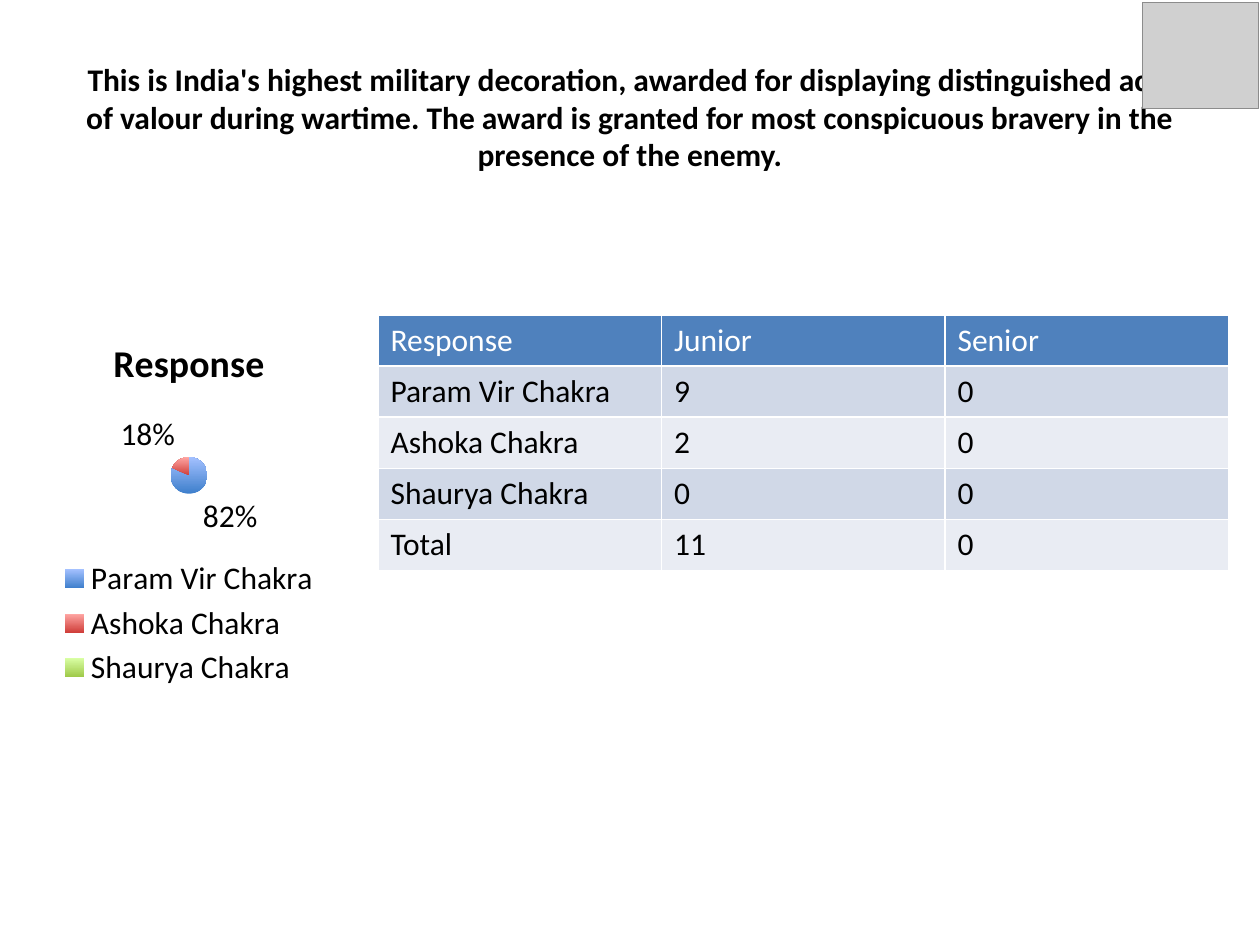
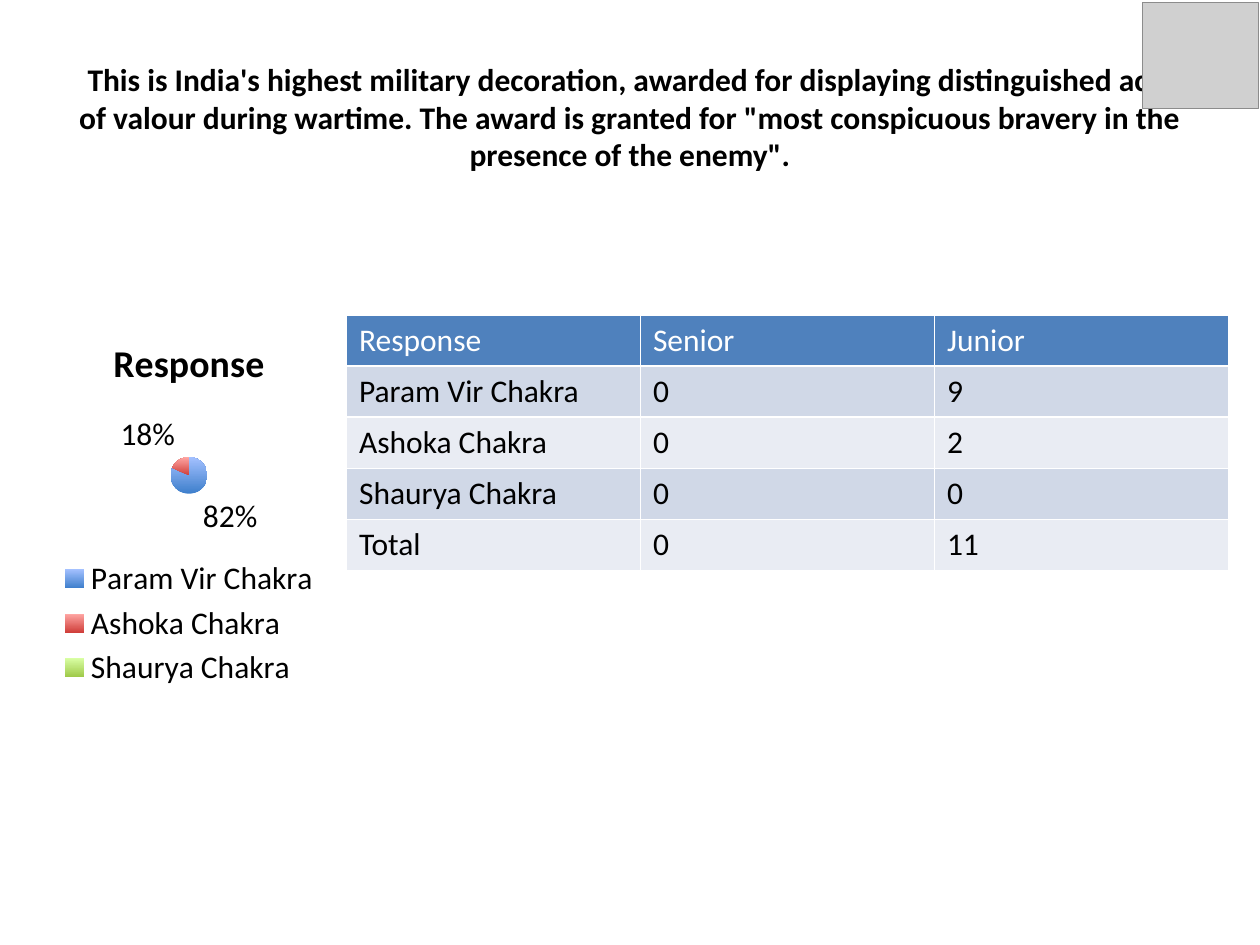
Before and after one commit to taranag/CodeProjects, a slide deck: slide 29 of FlaskApp/static/generated/Company92ByLevelFrom2022-05-01To2022-06-21.pptx. Drawn at 1260x945 pixels with LibreOffice and Linux fonts; fonts in the diff are those of the drawing; grey boxes stand for pictures. Boxes give left, top, right and bottom in pixels: in the first picture for what was removed or moved away, otherwise in the second. Text is boxed around its words. In the diff, an @@ line names an element or a change of style, - is before the commit and + after.

```diff
--- a/FlaskApp/static/generated/Company92ByLevelFrom2022-05-01To2022-06-21.pptx
+++ b/FlaskApp/static/generated/Company92ByLevelFrom2022-05-01To2022-06-21.pptx
@@ title at (79,64,1180,171): text changed @@
-This is India's highest military decoration, awarded for displaying distinguished acts of valour during wartime. The award is granted for most conspicuous bravery in the presence of the enemy.
+This is India's highest military decoration, awarded for displaying distinguished acts of valour during wartime. The award is granted for "most conspicuous bravery in the presence of the enemy".
@@ table at (346,315,1227,567) @@
-row 1, column 2: Junior
+row 1, column 2: Senior
-row 1, column 3: Senior
+row 1, column 3: Junior
-row 2, column 2: 9
+row 2, column 2: 0
-row 2, column 3: 0
+row 2, column 3: 9
-row 3, column 2: 2
+row 3, column 2: 0
-row 3, column 3: 0
+row 3, column 3: 2
-row 5, column 2: 11
+row 5, column 2: 0
-row 5, column 3: 0
+row 5, column 3: 11
@@ table: place and size @@
-table at (378,315,1228,567)
+table at (346,315,1227,567)
```
Also in this commit, not shown: 56 other slides changed, 12 other files.
